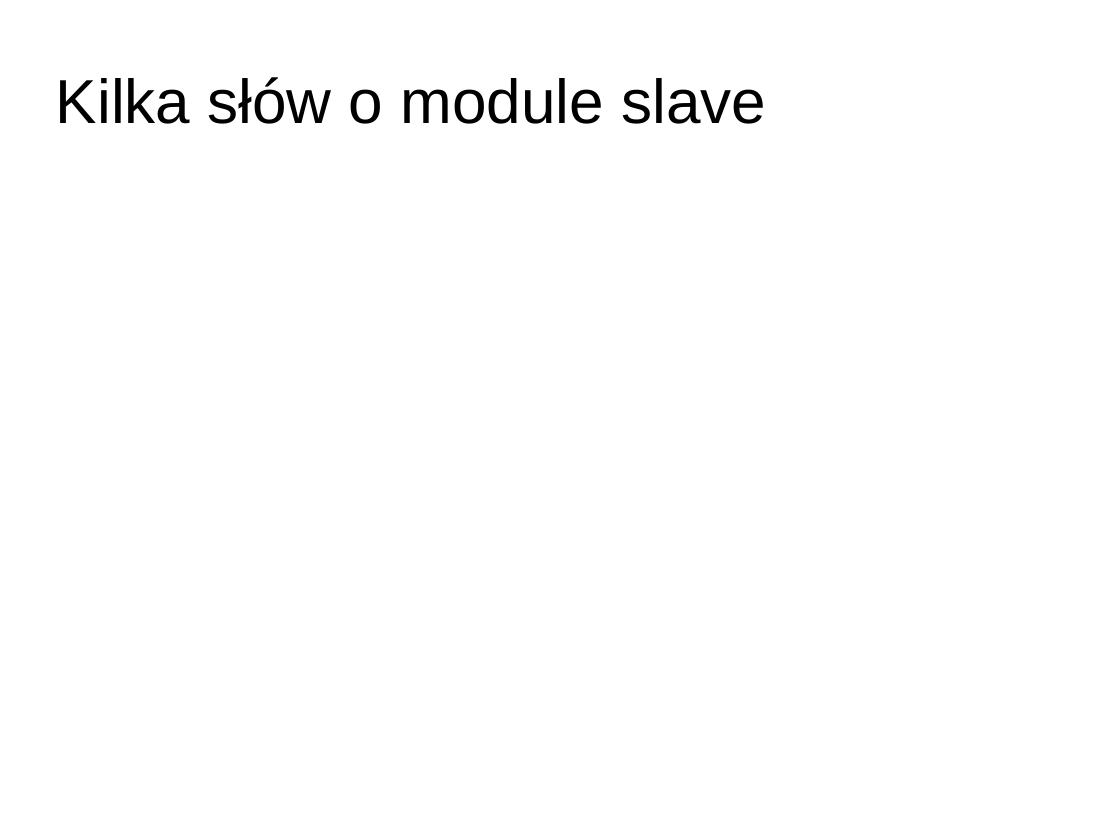
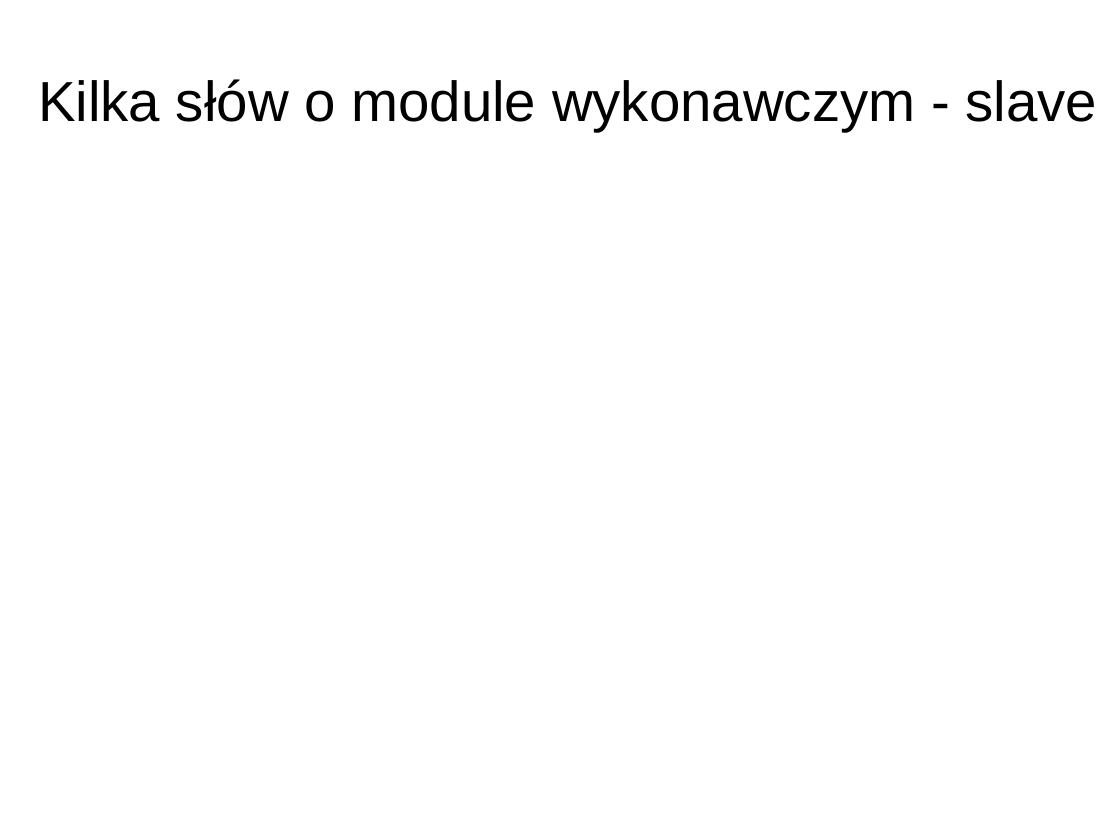
Before and after one commit to AleksanderPasiut/APProject_TrafficLights, a slide deck: slide 8 of prezentacja.pptx. Drawn at 1120x840 pixels with LibreOffice and Linux fonts; fonts in the diff are those of the drawing; background and template pictures are left out. Boxes give left, top, right and bottom in pixels: in the first picture for what was removed or moved away, otherwise in the second. Text is boxed around its words. In the diff, an @@ line names an element or a change of style, - is before the commit and + after.

```diff
--- a/prezentacja.pptx
+++ b/prezentacja.pptx
@@ title at bbox=[38, 79, 1098, 132]: text changed; size 44 to 40 pt @@
-Kilka słów o module slave
+Kilka słów o module wykonawczym - slave
```
Also in this commit, not shown: 4 other slides changed, 1 other file.
